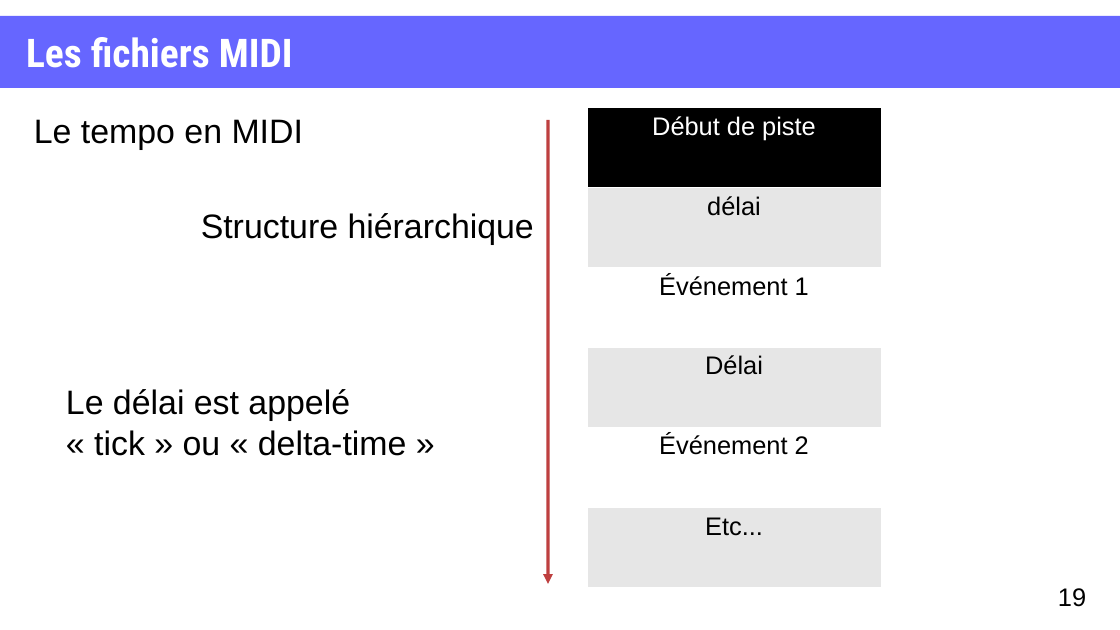
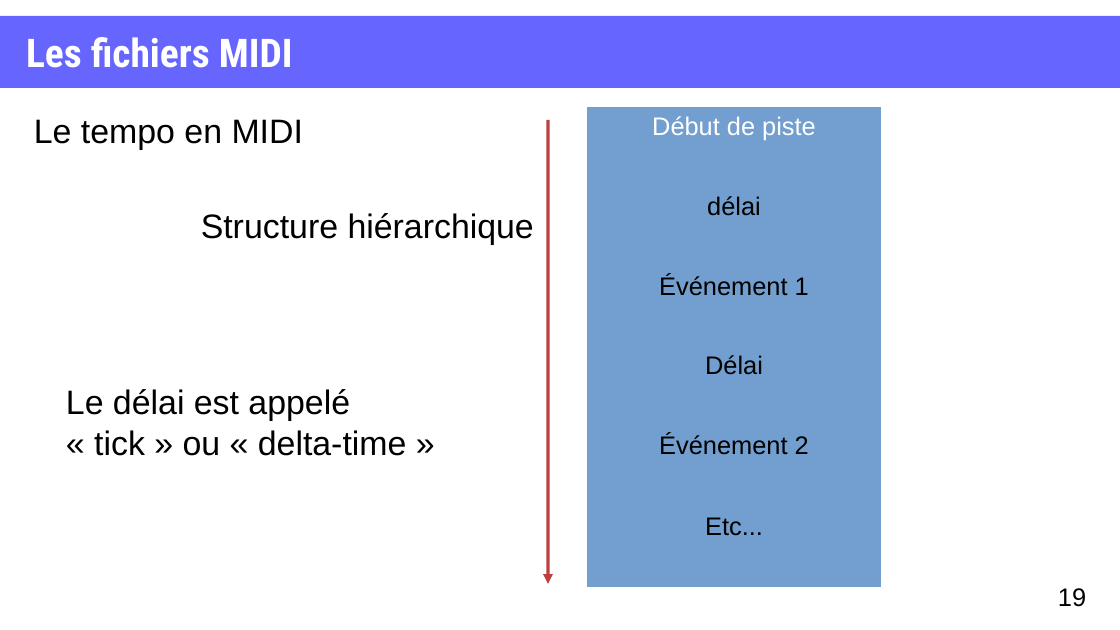
Before and after one commit to XgLsuLzRMy/Composition-Musicale-par-Reseau-de-Neurones, a slide deck: slide 19 of projet.odp. Drawn at 1120x630 pixels with LibreOffice and Linux fonts; fonts in the diff are those of the drawing. Boxes give left, top, right and bottom in pixels: in the first picture for what was removed or moved away, otherwise in the second. Text is boxed around its words. In the diff, an @@ line names an element or a change of style, - is before the commit and + after.

```diff
--- a/projet.odp
+++ b/projet.odp
@@ table at <box>587,107,882,586</box> @@
@@ fill #000000 to #729FCF in row 1, column 1 @@
@@ fill #E6E6E6 to #729FCF in 3 cells @@
@@ fill #FFFFFF to #729FCF in 2 cells @@
@@ borders changed @@
```
Also in this commit, not shown: 4 other slides changed, 7 slides added.
